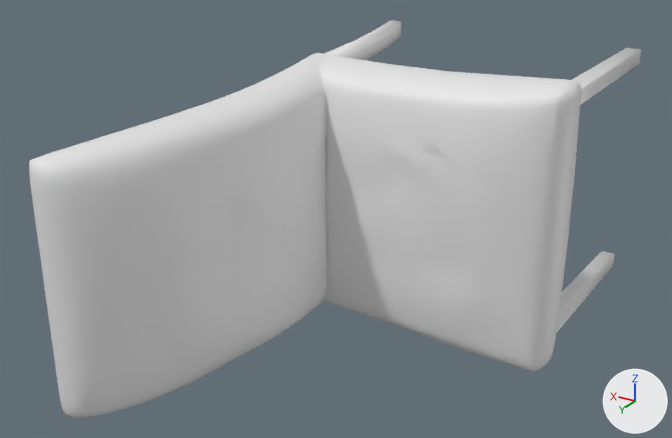
Renders of the FBX model Assets/Meshes/Furniture_Chair.fbx from each side of a commit.
Before and after are seen from a 50 mm lens placed at (-0.641, 1.759, 0.632), pointed at (0.093, 0.536, 0.021). The axes (+X, +Y, +Z) are drawn at lower right. The lights are the same throughout. Vertices at the same position are counted once.

The scene before the commit, as lines of its bpy script (objects in view):
```python
me_cube_002 = bpy.data.meshes.new('Cube.002')
me_cube_002.from_pydata(...)  # 1252 vertices, 2396 faces; spans x -0.345..0.216, y -0.002..0.965, z -0.229..0.264
ob_cube_001 = bpy.data.objects.new('Cube.001', me_cube_002)
ob_cube_001.location = (0.092, 0.017, 0.001)
```
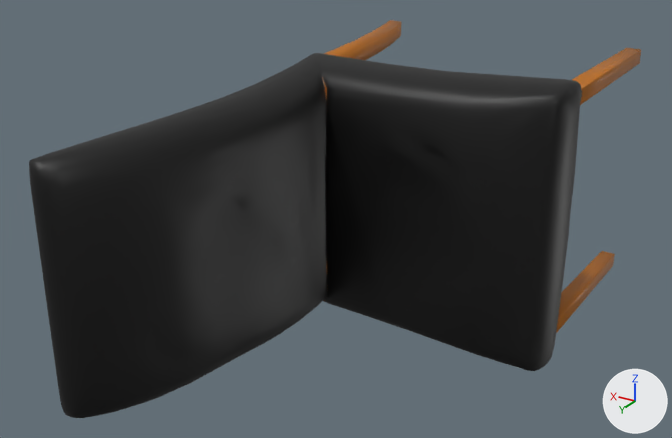
The newer file is also turned or shifted as a whole; pictures and numbers use the older file's frame.

What differs and where, as boxes (x1, y1, x2, y2) in the pictures (672 x 438 px):
part 1 of me_cube_002, recoloured (grey to black): (29, 53, 582, 418) in both
part 2 of me_cube_002, recoloured: (322, 20, 641, 333) in both

The change in detail:
Material 'chair body' (mat_chair_body) is new.
Its base color is (0.0, 0.0, 0.0) (black #000000).
Material 'Chair legs' (mat_chair_legs) is new.
Its base color is (0.462, 0.14, 0.0) (orange #b56900).
me_cube_002 has 1252 vertices, 2396 faces and spans x -0.345..0.216, y -0.002..0.965, z -0.229..0.264.
me_cube_002 is used by ob_cube_001; location (0.092, 0.017, 0.001).
me_cube_002 part 1: 2208 of the faces centred in x -0.345..0.215, y 0.332..0.964, z -0.229..0.263 switch from no material to mat_chair_body (black #000000).
me_cube_002 part 2: 173 of the faces centred in x -0.334..0.175, y -0.001..0.6, z -0.212..0.246 switch from no material to mat_chair_legs (orange #b56900).
